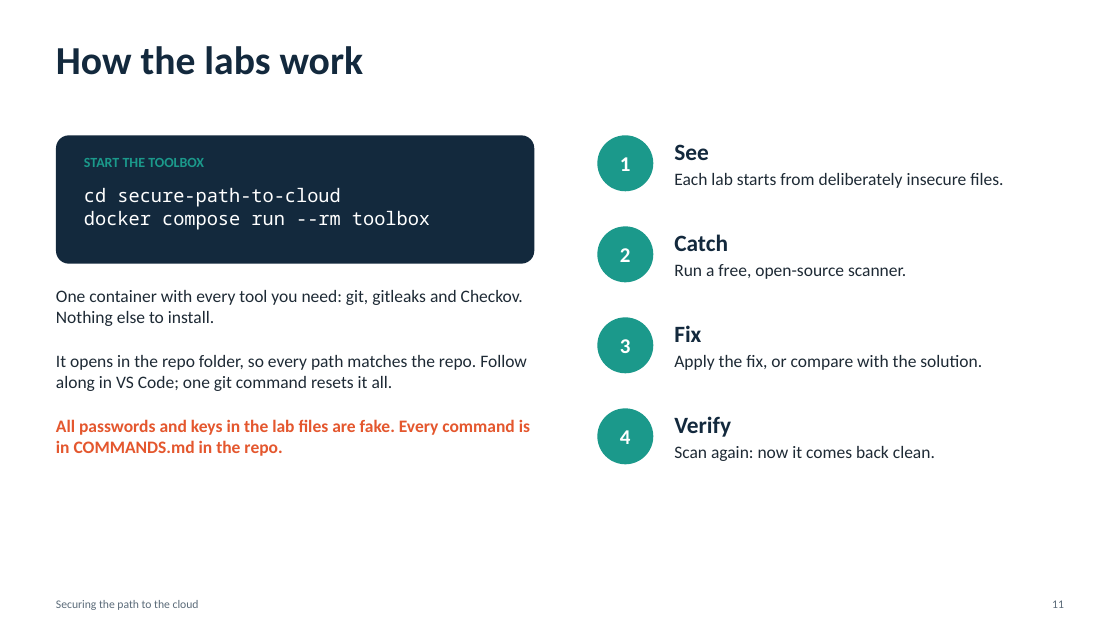
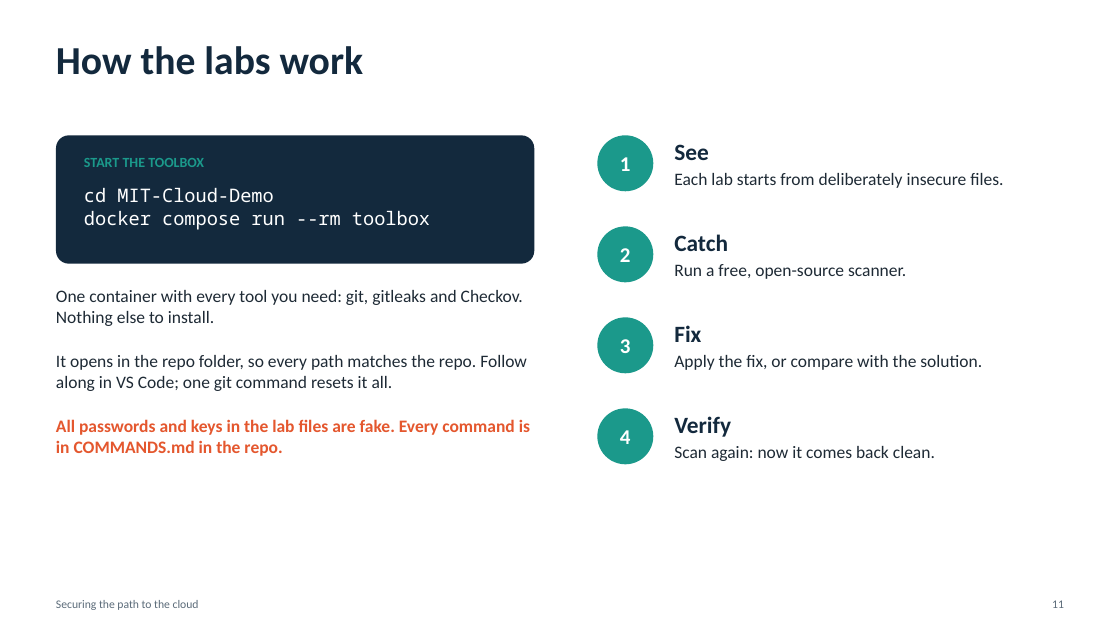
Before and after one commit to PrathameshChopade/MIT-Cloud-Demo, a slide deck: slide 11 of presentation/Securing-the-Path-to-the-Cloud.pptx. Drawn at 1120x630 pixels with LibreOffice and Linux fonts; fonts in the diff are those of the drawing. Boxes give left, top, right and bottom in pixels: in the first picture for what was removed or moved away, otherwise in the second. Text is boxed around its words. In the diff, an @@ line names an element or a change of style, - is before the commit and + after.

```diff
--- a/presentation/Securing-the-Path-to-the-Cloud.pptx
+++ b/presentation/Securing-the-Path-to-the-Cloud.pptx
@@ text at (84, 188, 273, 202): text changed @@
-cd secure-path-to-cloud
+cd MIT-Cloud-Demo
```
Also in this commit, not shown: 1 other slide changed, 3 other files.
